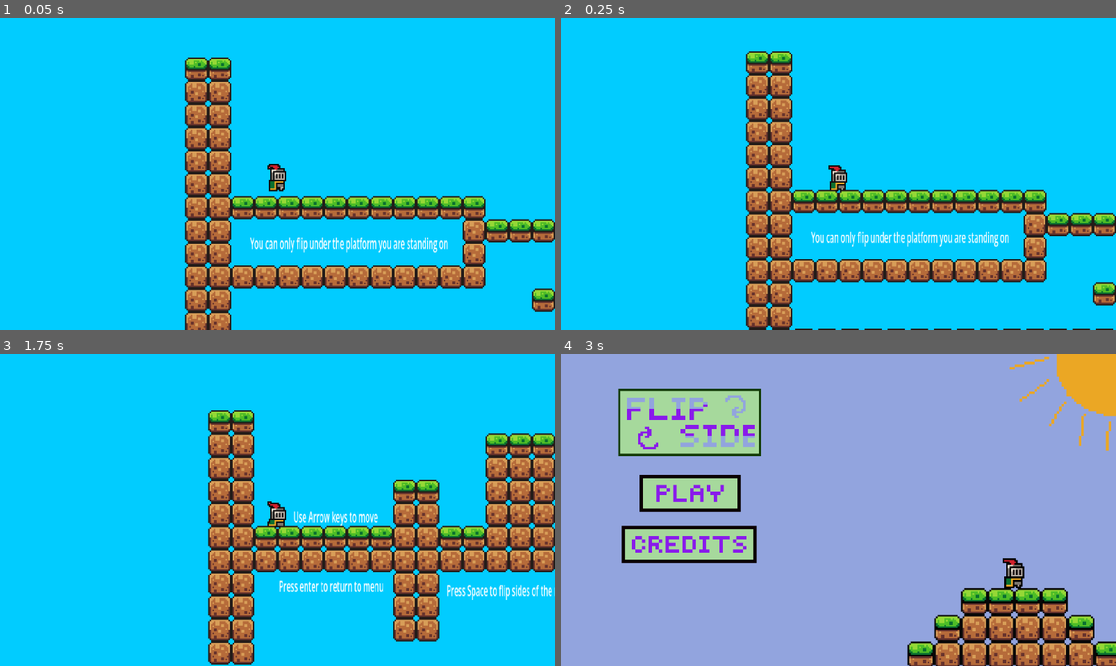
Above: before the commit, frames 1-4 (two rows, left to right).
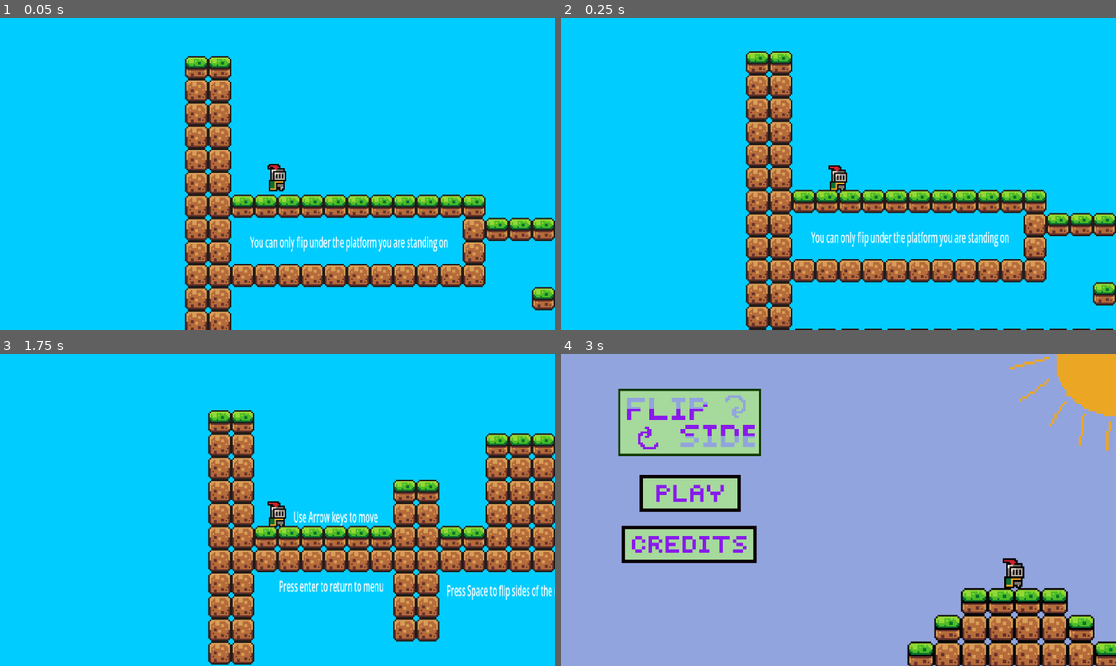
Above: after the commit, the same moments.

Repository: jasjakub1/Flipside
Game: Godot game, scene res://Scenes/Scene 2.tscn
Two runs of this game, one before a commit and one after it. Both use one fixed random seed, a clock stepped at 60 frames per second and the inputs below. This scene is started directly instead of the project's main scene.
Inputs (mouse positions are in pixels of both pictures, inside the frame that each line leads up to):
- Up to frame 1 (0.05 s): no input
- Up to frame 2 (0.25 s): no input
- Up to frame 3 (1.75 s): tap Enter (return) at 0.5 s; hold Right (right) 0.53-1.25 s; tap Space (flip) at 0.6 s; tap Up (up) at 0.77, 0.8, 1.07 s; click (133, 494) at 1.27 s
- Up to frame 4 (3 s): tap Enter (return) at 2 s; hold Right (right) 2.03-2.78 s; tap Up (up) at 2.1, 2.27, 2.57 s; tap Space (flip) at 2.3, 2.85 s; tap R (retry) at 2.75 s; hold Left (left) from 2.78 s (still down)

The runs differ from the first frame. In frame 1, 8.3% of the frame differs, in the area x 33-100%, y 12-100%; in frame 2, nothing differs; in frame 3, 0.1%; in frame 4, nothing differs.

Commit message:
Bug Fixes

Diff:
--- a/Prefabs/player.tscn
+++ b/Prefabs/player.tscn
@@ -7,7 +7,7 @@
 [ext_resource type="AudioStream" uid="uid://bcryw7anmcipg" path="res://Assets/joentnt-walk-on-dirt-1-291981.mp3" id="5_knrd4"]
 
 [sub_resource type="RectangleShape2D" id="RectangleShape2D_c4wnb"]
-size = Vector2(9, 16)
+size = Vector2(10, 16)
 
 [sub_resource type="AtlasTexture" id="AtlasTexture_kdubu"]
 atlas = ExtResource("2_y5hcb")
@@ -178,7 +178,7 @@
 script = ExtResource("1_5wxv7")
 
 [node name="PlayerCollisionShape2D" type="CollisionShape2D" parent="." unique_id=52715806]
-position = Vector2(-0.5, 3)
+position = Vector2(0, 3)
 shape = SubResource("RectangleShape2D_c4wnb")
 
 [node name="Camera2D" type="Camera2D" parent="." unique_id=1091044557]
--- a/Scripts/game_manager.gd
+++ b/Scripts/game_manager.gd
@@ -2,7 +2,7 @@
 
 var flipped = false
 
-var falling = false
+var movementDisabled = false
 
 @onready var nonflippedmap = $"../TileMapLayer"
 @onready var flippedmap = $"../TileMapLayer2"
@@ -35,23 +35,26 @@
 
 	if Input.is_action_just_pressed("retry"):
 		sceneLoader.reloadScene()
-	if not flipped:
-		if Input.is_action_just_pressed("flip") and playerNode.is_on_floor():
-			playerBody.set_deferred("disabled", true)
-			await get_tree().create_timer(0.1).timeout
-			while not _has_exited_floor():
-				playerNode.translate(Vector2.DOWN)
-			playerBody.set_deferred("disabled", false)
-			flipped = true
 
-	else:
-		if Input.is_action_just_pressed("flip") and playerNode.is_on_ceiling():
-			playerBody.set_deferred("disabled", true)
-			await get_tree().create_timer(0.1).timeout
-			while not _has_exited_floor():
-				playerNode.translate(Vector2.UP)
-			playerBody.set_deferred("disabled", false)
-			flipped = false
+	if Input.is_action_just_pressed("flip") and playerNode.is_on_floor() and not flipped:
+		movementDisabled = true
+		playerBody.set_deferred("disabled", true)
+		playerNode.translate(Vector2.DOWN * 3)
+		while not _has_exited_floor():
+			playerNode.translate(Vector2.DOWN)
+		playerBody.set_deferred("disabled", false)
+		flipped = true
+		movementDisabled = false
+
+	if Input.is_action_just_pressed("flip") and playerNode.is_on_ceiling() and flipped:
+		movementDisabled = true
+		playerBody.set_deferred("disabled", true)
+		playerNode.translate(Vector2.UP * 3)
+		while not _has_exited_floor():
+			playerNode.translate(Vector2.UP)
+		playerBody.set_deferred("disabled", false)
+		flipped = false
+		movementDisabled = false
 
 	if flipped:
 		nonflippedmap.hide()
--- a/Scripts/playerMovement.gd
+++ b/Scripts/playerMovement.gd
@@ -4,21 +4,23 @@
 const DECELERATION = 5.0
 const MAX_SPEED = 50.0
 const JUMP_VELOCITY = 275.0
+const gravity = 980.0
 var SPEED = 0
 var footstep_timer = 0.0
-var footstep_interval = 0.35  # time between steps
+const footstep_interval = 0.35  # time between steps
+var i = 0
 @onready var animated_sprite = $AnimatedSprite2D
 @onready var game_manager = $"../GameManager"
 
 func _physics_process(delta: float) -> void:
 	# Add the gravity.
-	var grounded = is_on_floor() or is_on_ceiling()
 	if game_manager.flipped:
 		if not is_on_ceiling():
-			velocity -= get_gravity() * delta
+			velocity.y -= gravity * delta
+			i += 1
 	else:
 		if not is_on_floor():
-			velocity += get_gravity() * delta
+			velocity.y += gravity * delta
 
 	# Handle jump.
 	if not game_manager.flipped:
@@ -37,7 +39,6 @@
 	# As good practice, you should replace UI actions with custom gameplay actions.
 
 	var direction := Input.get_axis("left", "right")
-	var is_walking = direction != 0
 
 	if (not is_on_floor() and not game_manager.flipped):
 		animated_sprite.play("jump_mid")
@@ -60,11 +61,10 @@
 			SPEED += DECELERATION
 		elif SPEED > 0:
 			SPEED -= DECELERATION
-		if abs(SPEED) < 2.0:
+		if abs(SPEED) < 5.0:
 			SPEED = 0
-	velocity.x = SPEED
 
-	if grounded and is_walking:
+	if ((is_on_floor() and not game_manager.flipped) or (is_on_ceiling() and game_manager.flipped)) and (direction != 0):
 		footstep_timer -= delta
 		if footstep_timer <= 0:
 			$AudioStreamPlayer2D.play()
@@ -73,4 +73,9 @@
 		footstep_timer = 0
 		$AudioStreamPlayer2D.stop()
 
+	if not game_manager.movementDisabled:
+		velocity.x = SPEED
+	else:
+		velocity.x = 0
+
 	move_and_slide()
--- /dev/null
+++ b/Test.tscn
@@ -0,0 +1,10 @@
+[gd_scene format=3 uid="uid://dnnka5th1gldj"]
+
+[ext_resource type="Texture2D" uid="uid://ocqr4kaowgws" path="res://icon.svg" id="1_mtyf4"]
+
+[node name="Node2D" type="Node2D"]
+
+[node name="Sprite2D" type="Sprite2D" parent="."]
+texture = ExtResource("1_mtyf4")
+
+[node name="Node2D" type="Node2D" parent="."]
--- /dev/null
+++ b/icon.svg
@@ -0,0 +1 @@
+<svg xmlns="http://www.w3.org/2000/svg" width="128" height="128"><rect width="124" height="124" x="2" y="2" fill="#363d52" stroke="#212532" stroke-width="4" rx="14"/><g fill="#fff" transform="translate(12.322 12.322)scale(.101)"><path d="M105 673v33q407 354 814 0v-33z"/><path fill="#478cbf" d="m105 673 152 14q12 1 15 14l4 67 132 10 8-61q2-11 15-15h162q13 4 15 15l8 61 132-10 4-67q3-13 15-14l152-14V427q30-39 56-81-35-59-83-108-43 20-82 47-40-37-88-64 7-51 8-102-59-28-123-42-26 43-46 89-49-7-98 0-20-46-46-89-64 14-123 42 1 51 8 102-48 27-88 64-39-27-82-47-48 49-83 108 26 42 56 81zm0 33v39c0 276 813 276 814 0v-39l-134 12-5 69q-2 10-14 13l-162 11q-12 0-16-11l-10-65H446l-10 65q-4 11-16 11l-162-11q-12-3-14-13l-5-69z"/><path d="M483 600c0 34 58 34 58 0v-86c0-34-58-34-58 0z"/><circle cx="725" cy="526" r="90"/><circle cx="299" cy="526" r="90"/></g><g fill="#414042" transform="translate(12.322 12.322)scale(.101)"><circle cx="307" cy="532" r="60"/><circle cx="717" cy="532" r="60"/></g></svg>
--- a/project.godot
+++ b/project.godot
@@ -18,6 +18,10 @@
 [autoload]
 
 sceneLoader="*uid://boymr7gqrlnnh"
+
+[editor_plugins]
+
+enabled=PackedStringArray("res://addons/godot_super-wakatime/plugin.cfg")
 
 [input]
 
Not shown, added: addons/godot_super-wakatime/api_key_prompt.tscn
Not shown, added: addons/godot_super-wakatime/counter.tscn
Not shown, added: addons/godot_super-wakatime/decompressor.gd
Not shown, added: addons/godot_super-wakatime/decompressor.gd.uid
Not shown, added: addons/godot_super-wakatime/godot_super-wakatime.gd
Not shown, added: addons/godot_super-wakatime/godot_super-wakatime.gd.uid
Not shown, added: addons/godot_super-wakatime/plugin.cfg
Not shown, added: addons/godot_super-wakatime/utils.gd
Not shown, added: addons/godot_super-wakatime/utils.gd.uid
Not shown, added: icon.svg.import
Binary file added: images/godotwaka.png
Not shown, added: images/godotwaka.png.import
(and 9 more such lines)
